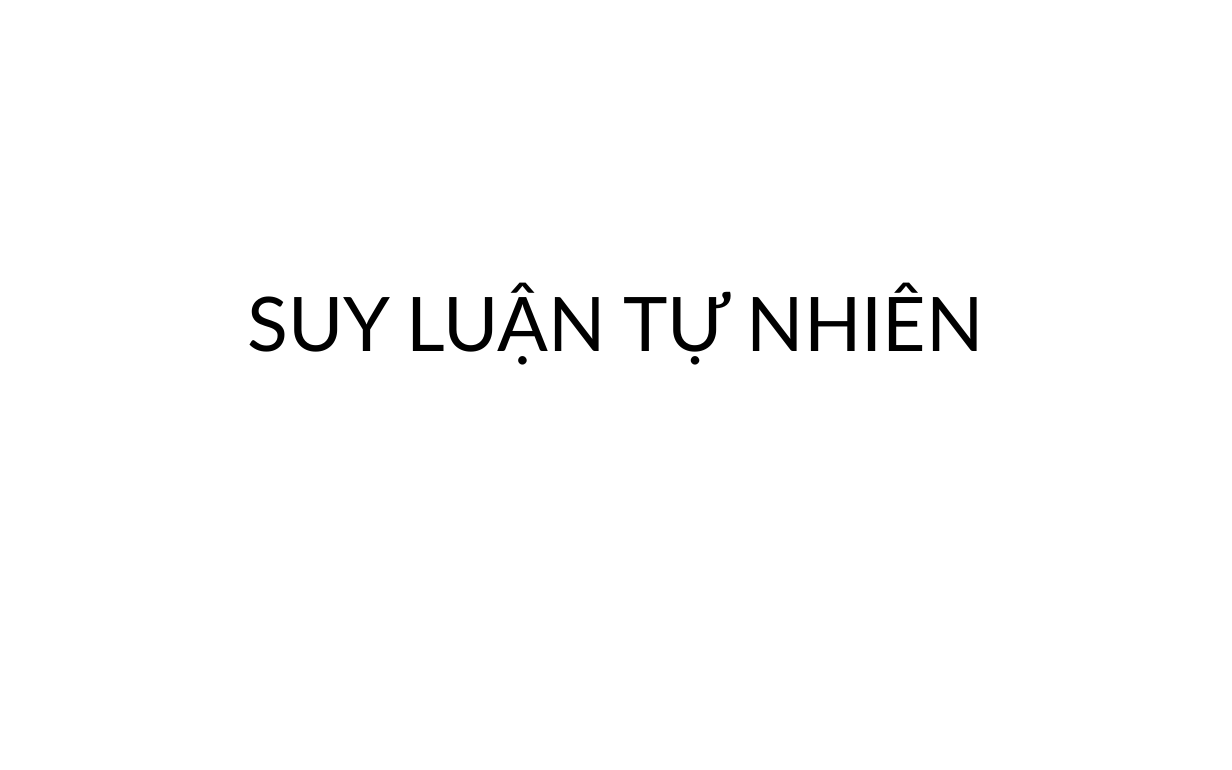
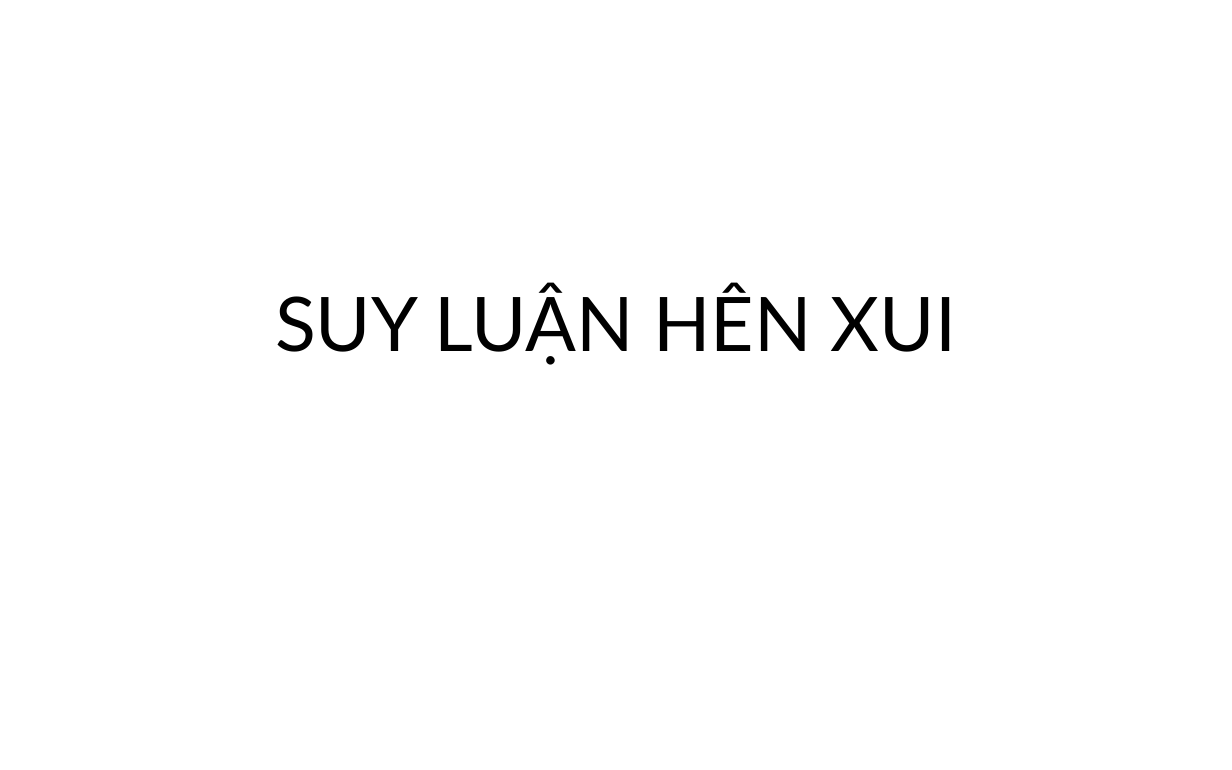
Before and after one commit to giang-rocker/logic, a slide deck: slide 1 of Report/SUY LUẬN TỰ NHIÊN.pptx. Drawn at 1232x770 pixels with LibreOffice and Linux fonts; fonts in the diff are those of the drawing. Boxes give left, top, right and bottom in pixels: in the first picture for what was removed or moved away, otherwise in the second. Text is boxed around its words. In the diff, an @@ line names an element or a change of style, - is before the commit and + after.

```diff
--- a/Report/SUY LUẬN TỰ NHIÊN.pptx
+++ b/Report/SUY LUẬN TỰ NHIÊN.pptx
@@ title at <box>275,287,956,365</box>: text changed @@
-SUY LUẬN TỰ NHIÊN
+SUY LUẬN HÊN XUI
```
Also in this commit, not shown: 4 other slides changed.
